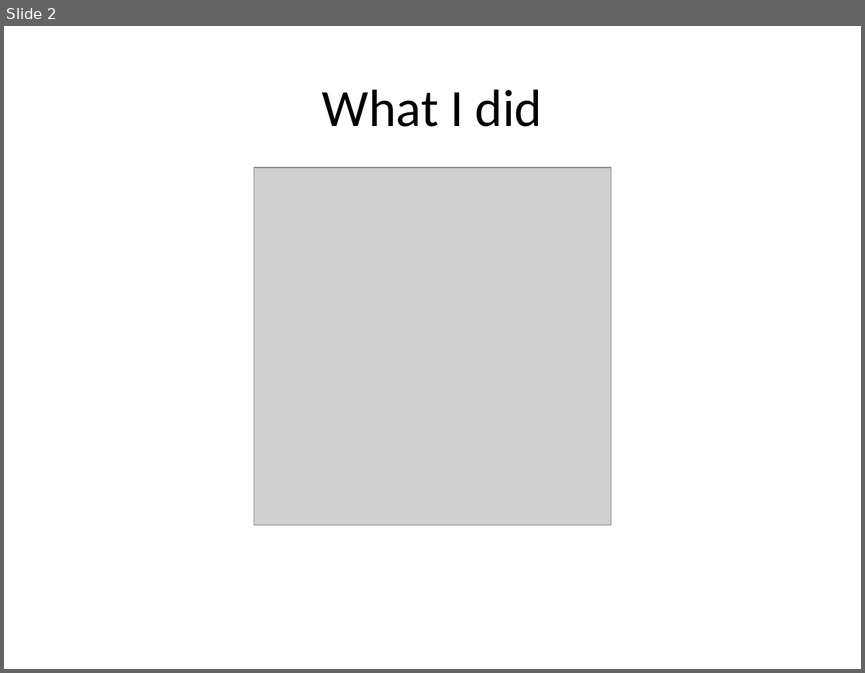
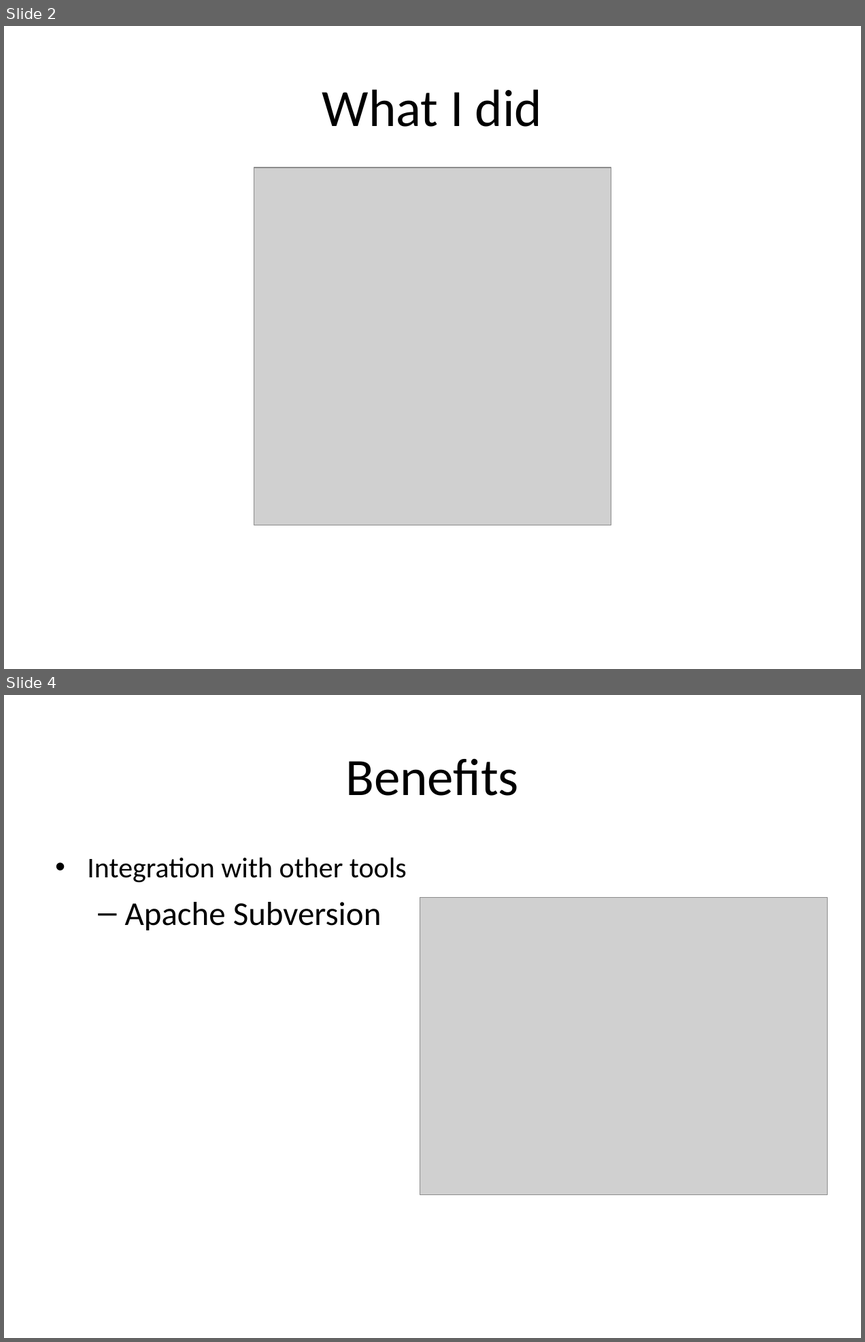
Before and after one commit to hdgarrood/yini-cttb-redmine, a slide deck: Migrating to Redmine.ppt. Shown one above the other, each under a label of ours: slide 2 before the commit, slides 2 and 4 after it; the slides between them are not shown. The pictures are 865x673 and 865x1342 pixels, drawn with LibreOffice and Linux fonts; fonts in the diff are those of the drawing; grey boxes stand for pictures. Boxes give left, top, right and bottom in pixels: in the first picture for what was removed or moved away, otherwise in the second. Text is boxed around its words. In the diff, an @@ line names an element or a change of style, - is before the commit and + after.

```diff
--- a/Migrating to Redmine.ppt
+++ b/Migrating to Redmine.ppt
@@ slide 4 added at bbox=[4, 695, 861, 1338], background #FFFFFF @@
@@ text added at bbox=[345, 758, 519, 796], 44 pt, text #000000 @@
+Benefits
@@ text added at bbox=[87, 857, 407, 930], 24 pt, text #000000 @@
+• Integration with other tools
+  – Apache Subversion
@@ picture added at bbox=[419, 897, 827, 1193] @@
```
Also in this commit, not shown: 3 slides changed, 2 other slides added, 3 other files.
